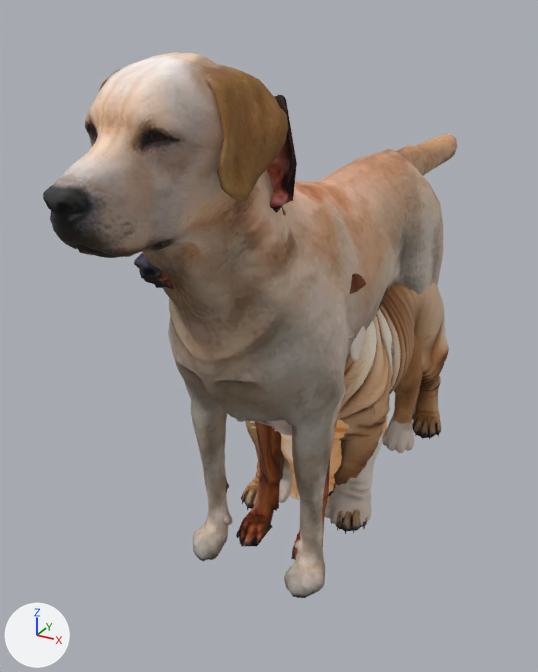
Two versions of the glTF model public/farm/r109.glb, one commit apart.
One viewpoint serves both versions: a 50 mm camera at (0.474, -1.108, 0.821) aimed at (-0.088, -0.088, 0.311). Lighting does not change. The marker at lower left points along +X, +Y and +Z. The older version comes first. Where no turn or scale is listed for an object, it has been applied to the vertices. Vertices at exactly the same position are counted once.
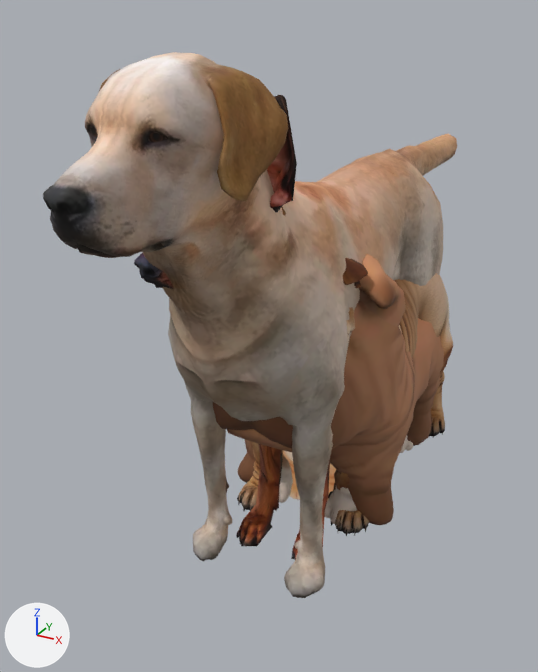
The change in detail:
Picture 'sharpei' (img_sharpei) is new.
Material 'lambert1' (mat_lambert1) is new.
Its texture is img_sharpei.
Its roughness is 0.85.
me_object_0_002 is used by ob_object_4_001; location (0.0, 0.0, 0.0).
me_object_0_002 had 9929 vertices, 19845 faces and spanned x -0.137..0.137, y -0.327..0.327, z 0.0..0.5.
me_object_0_002 now has 9929 vertices, 19845 faces and spans x -0.142..0.142, y -0.34..0.34, z 0.0..0.52.
me_object_0_002 part 1: the whole mesh is scaled about the mesh origin by 1.04.
Mesh me_body_low is new.
It has 1753 vertices, 3440 faces and spans x -0.164..0.164, y -0.326..0.326, z 0.0..0.5.
It uses material mat_lambert1 (picture img_sharpei).
Object 'body_low' (ob_body_low) is new; it shows me_body_low.
Its location is (0.0, 0.0, 0.0).

Where the change shows, as pixel boxes (x1, y1, x2, y2) in the pictures (538 x 672 px):
'body_low', added (brown): after (213, 254, 444, 525)
'Object_4.001', rescaled (6% taller): before (241, 273, 449, 534); after (237, 258, 453, 536)
'Object_3', unchanged, covered by the edit: before (236, 326, 423, 526); after (279, 436, 413, 524)
